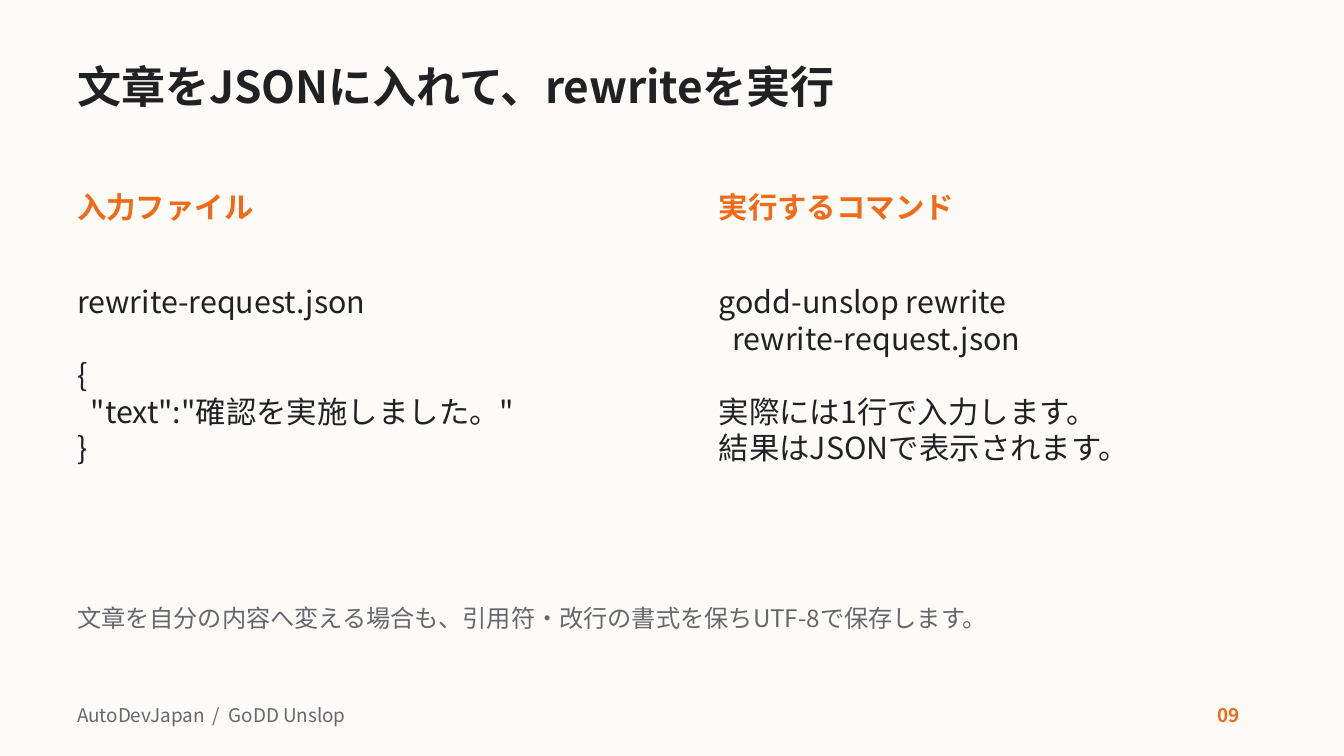
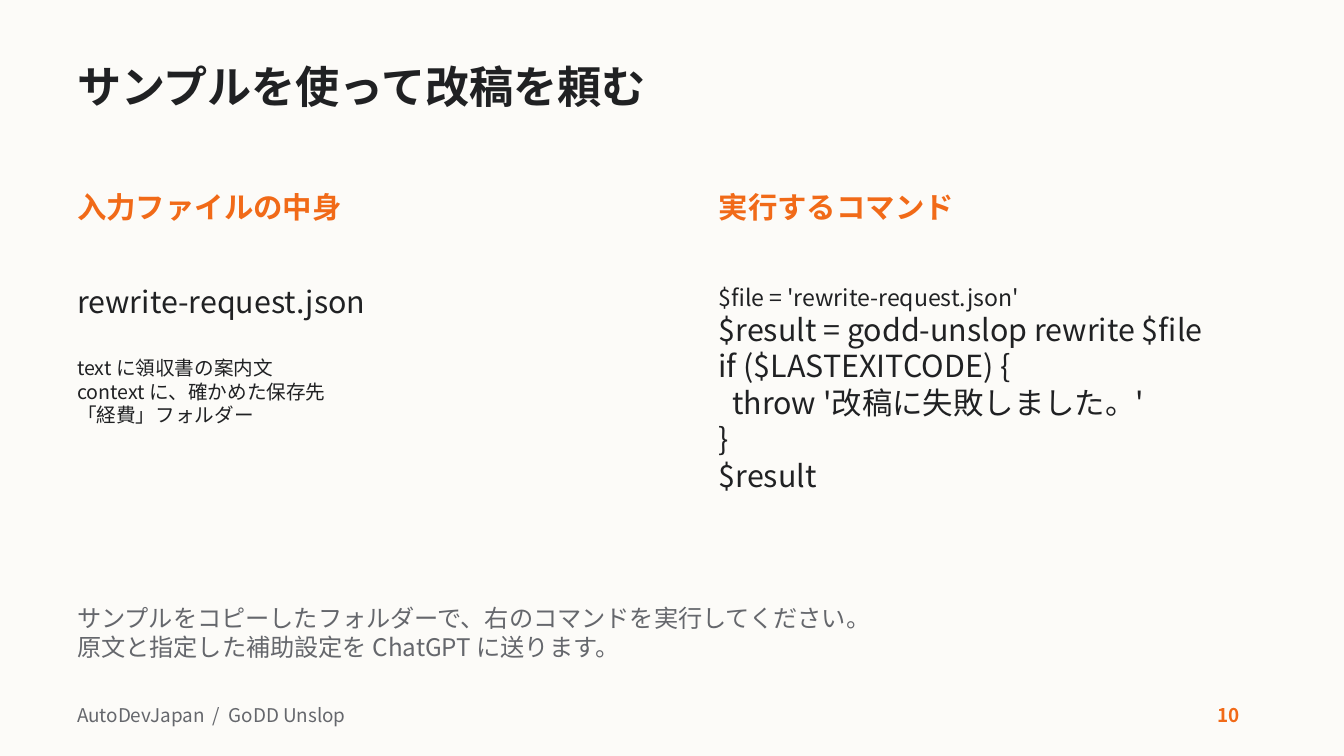
Before and after one commit to AutoDevJapan/GoDD-Unslop, a slide deck: slide 10 of docs/user-guide.pptx (slide 9 before the commit). Drawn at 1344x756 pixels with LibreOffice and Linux fonts; fonts in the diff are those of the drawing. Boxes give left, top, right and bottom in pixels: in the first picture for what was removed or moved away, otherwise in the second. Text is boxed around its words. In the diff, an @@ line names an element or a change of style, - is before the commit and + after.

Commit message:
操作を頼む文と動作を説明する文を書き分け、教材と例文をそろえる

```diff
--- a/docs/user-guide.pptx
+++ b/docs/user-guide.pptx
@@ title at box(77, 65, 646, 107): text changed @@
-文章をJSONに入れて、rewriteを実行
+サンプルを使って改稿を頼む
@@ text at box(77, 193, 342, 221): text changed @@
-入力ファイル
+入力ファイルの中身
@@ text at box(719, 286, 1203, 491): text changed @@
-godd-unslop rewrite
-rewrite-request.json
-実際には1行で入力します。
-結果はJSONで表示されます。
+$file = 'rewrite-request.json'
+$result = godd-unslop rewrite $file
+if ($LASTEXITCODE) {
+throw '改稿に失敗しました。'
+}
+$result
@@ text at box(77, 358, 325, 424): text changed; size 21.8 to 14 pt @@
-{
-"text":"確認を実施しました。"
-}
+text に領収書の案内文
+context に、確かめた保存先
+「経費」フォルダー
@@ text at box(77, 607, 870, 658): text changed @@
-文章を自分の内容へ変える場合も、引用符・改行の書式を保ちUTF-8で保存します。
+サンプルをコピーしたフォルダーで、右のコマンドを実行してください。
+原文と指定した補助設定を ChatGPT に送ります。
@@ text at box(1217, 707, 1239, 723): text changed @@
-09
+10
```
Also in this commit, not shown: 25 other slides changed, 16 other files.
